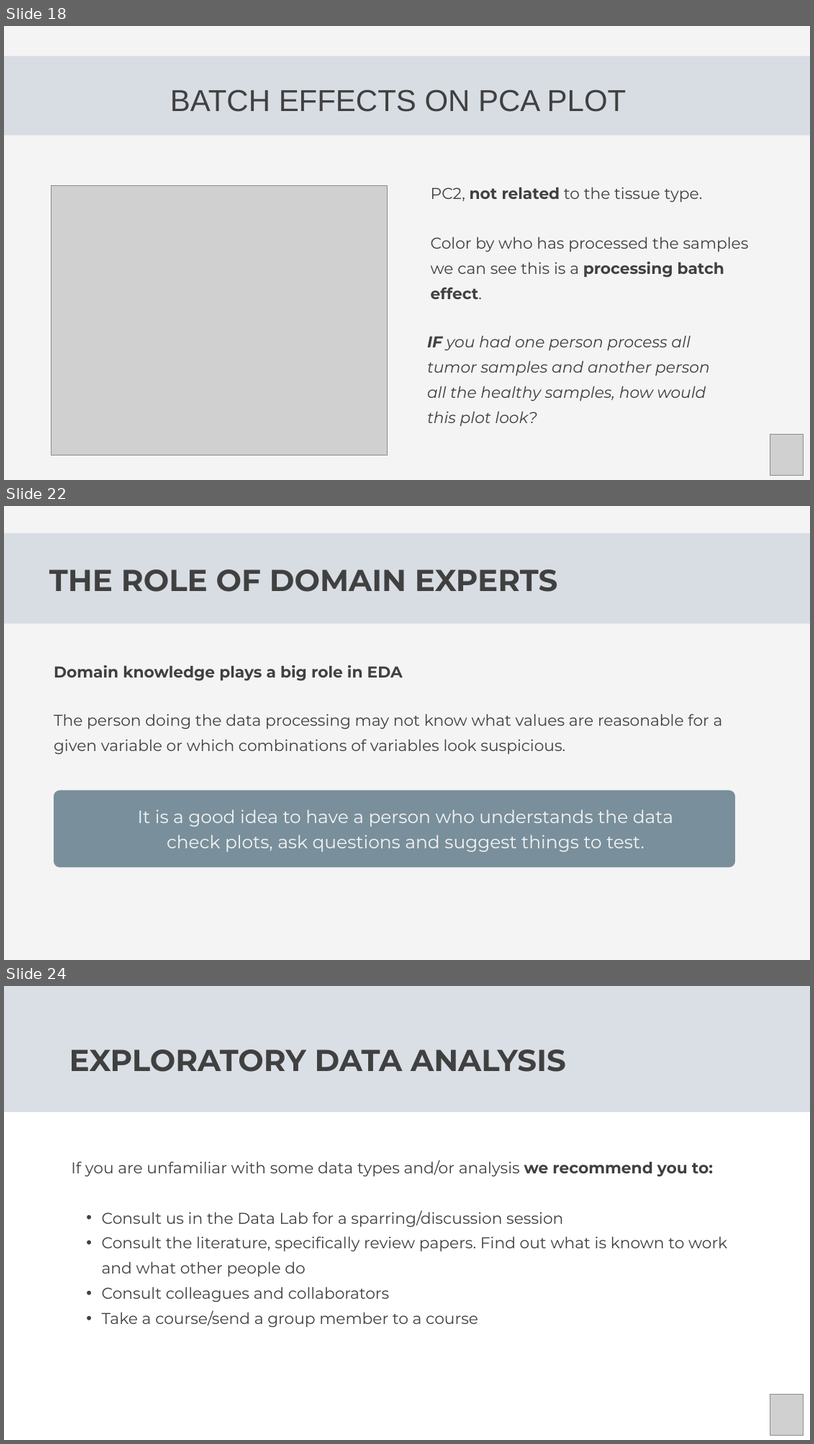
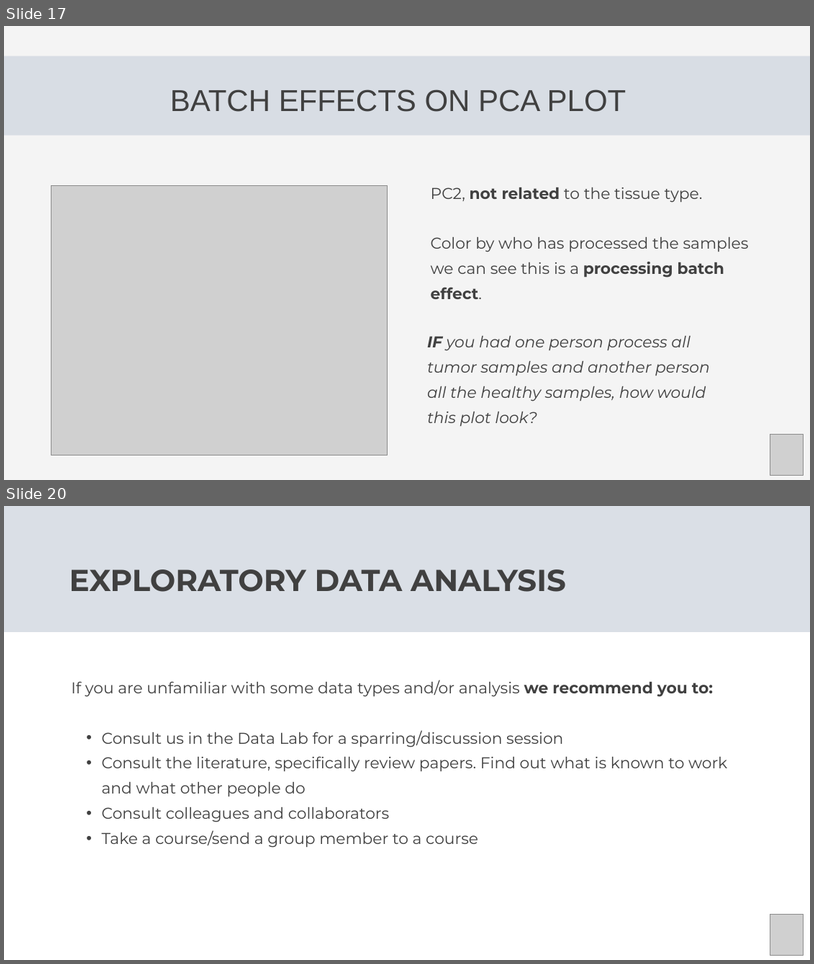
Before and after one commit to Center-for-Health-Data-Science/Foundations-of-Health-Data-Science, a slide deck: Slides/FHDS_Exploratory_Data_Analysis_Part2.pptx. Shown one above the other, each under a label of ours: slides 18, 22 and 24 before the commit, slides 17 and 20 after it; the slides between them are not shown. The pictures are 814x1444 and 814x964 pixels, drawn with LibreOffice and Linux fonts; fonts in the diff are those of the drawing; grey boxes stand for pictures. Boxes give left, top, right and bottom in pixels: in the first picture for what was removed or moved away, otherwise in the second. Text is boxed around its words. In the diff, an @@ line names an element or a change of style, - is before the commit and + after.

```diff
--- a/Slides/FHDS_Exploratory_Data_Analysis_Part2.pptx
+++ b/Slides/FHDS_Exploratory_Data_Analysis_Part2.pptx
@@ slide 22 removed at bbox=[4, 506, 810, 960], background #F4F4F4 @@
@@ freeform shape removed at bbox=[4, 533, 810, 623] @@
@@ text removed at bbox=[49, 569, 558, 592] @@
-THE ROLE OF DOMAIN EXPERTS
@@ text removed at bbox=[54, 665, 723, 754] @@
-Domain knowledge plays a big role in EDA
-The person doing the data processing may not know what values are reasonable for a given variable or which combinations of variables look suspicious.
@@ freeform shape removed at bbox=[54, 790, 736, 867] @@
@@ text removed at bbox=[138, 809, 674, 852] @@
-It is a good idea to have a person who understands the data check plots, ask questions and suggest things to test.
@@ what was slide 18 is now slide 17 @@
@@ what was slide 24 is now slide 20 @@
```
Also in this commit, not shown: 4 slides changed, 3 slides added, 6 other slides removed.
